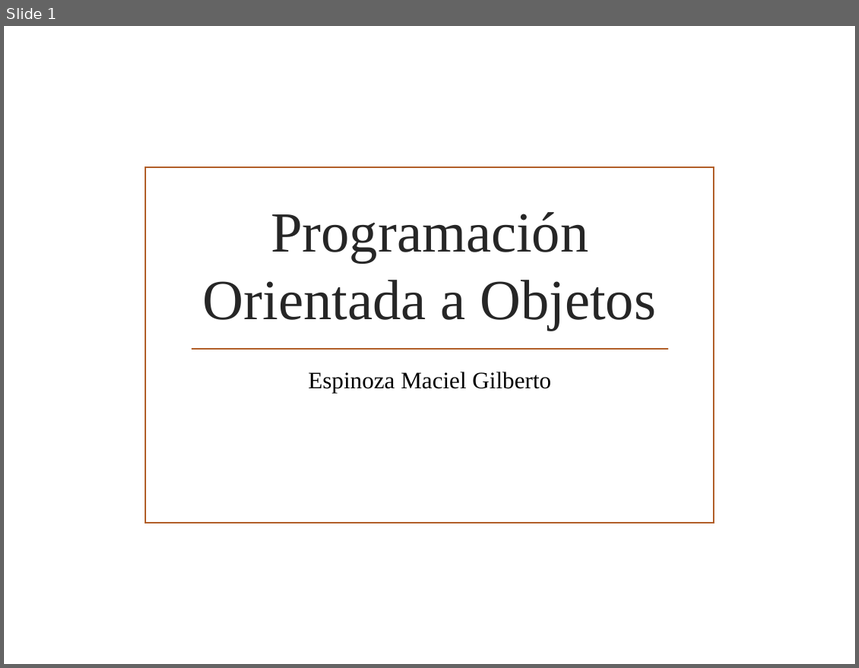
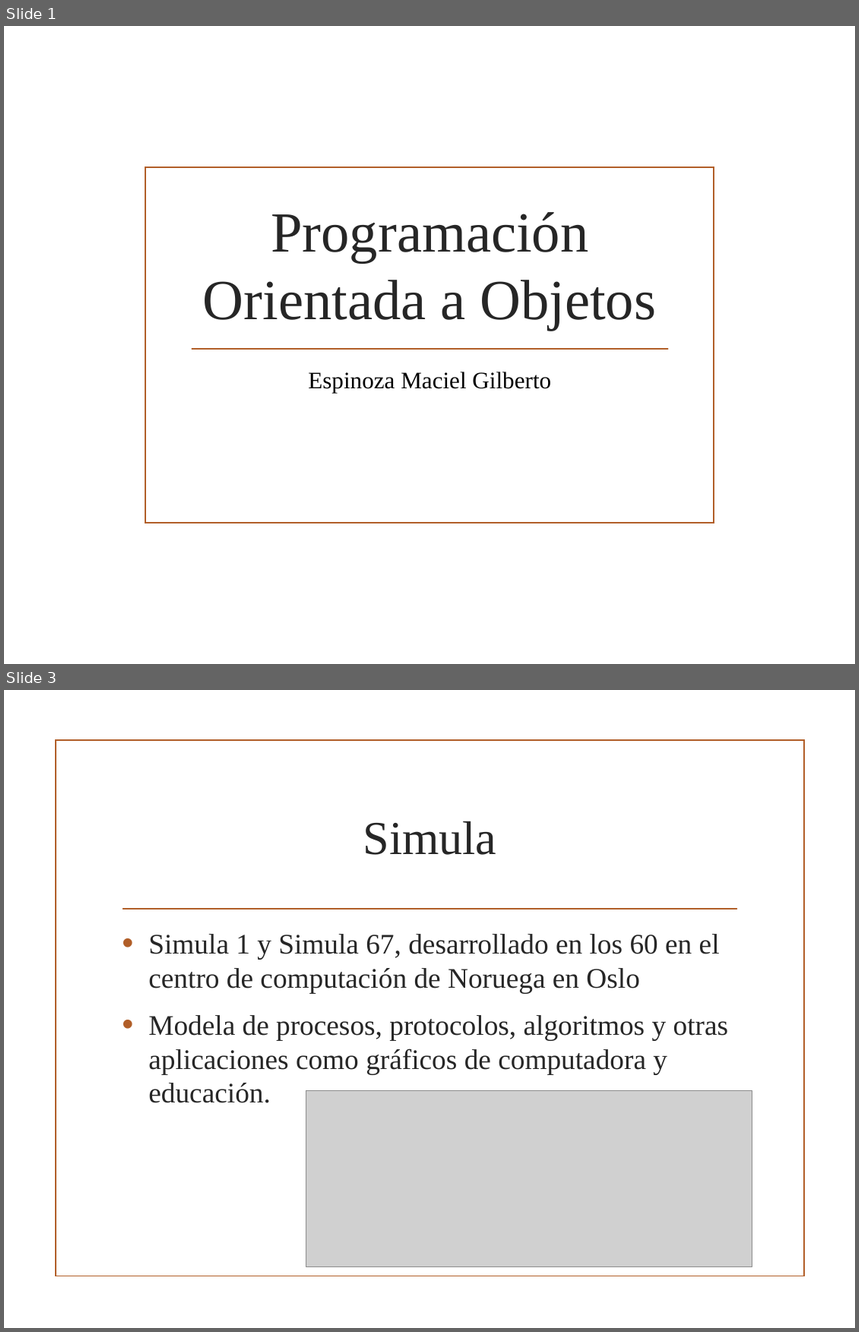
Before and after one commit to gilbertoesp/EstructurasDeDatos, a slide deck: Expos/Espinoza_ProgramaciónOrientadaObjetos.pptx. Shown one above the other, each under a label of ours: slide 1 before the commit, slides 1 and 3 after it; the slides between them are not shown. The pictures are 859x668 and 859x1332 pixels, drawn with LibreOffice and Linux fonts; fonts in the diff are those of the drawing; grey boxes stand for pictures; background and template pictures are left out. Boxes give left, top, right and bottom in pixels: in the first picture for what was removed or moved away, otherwise in the second. Text is boxed around its words. In the diff, an @@ line names an element or a change of style, - is before the commit and + after.

```diff
--- a/Expos/Espinoza_ProgramaciónOrientadaObjetos.pptx
+++ b/Expos/Espinoza_ProgramaciónOrientadaObjetos.pptx
@@ slide 3 added at <box>4,690,855,1328</box>, background picture (left out) @@
@@ rectangle added at <box>56,740,804,1277</box>, outline #B15E28 1.25 pt @@
@@ title added at <box>363,821,496,855</box>, 40 pt, text #262626 @@
+Simula
@@ line added from (123, 910) to (737, 910), #B15E28 1.25 pt @@
@@ text added at <box>148,934,729,1103</box>, 24 pt, text #262626 @@
+• Simula 1 y Simula 67, desarrollado en los 60 en el centro de computación de Noruega en Oslo
+• Modela de procesos, protocolos, algoritmos y otras aplicaciones como gráficos de computadora y educación.
@@ picture added at <box>306,1091,752,1267</box> @@
```
Also in this commit, not shown: 8 other slides added, 7 other files.
